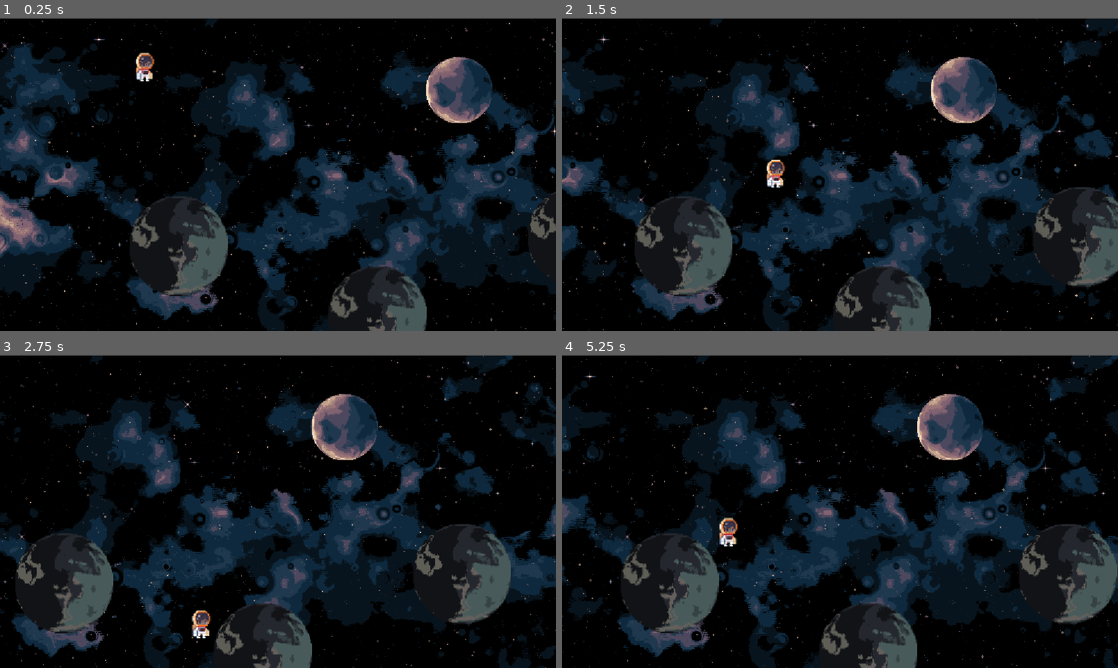
Above: before the commit, frames 1-4 (two rows, left to right).
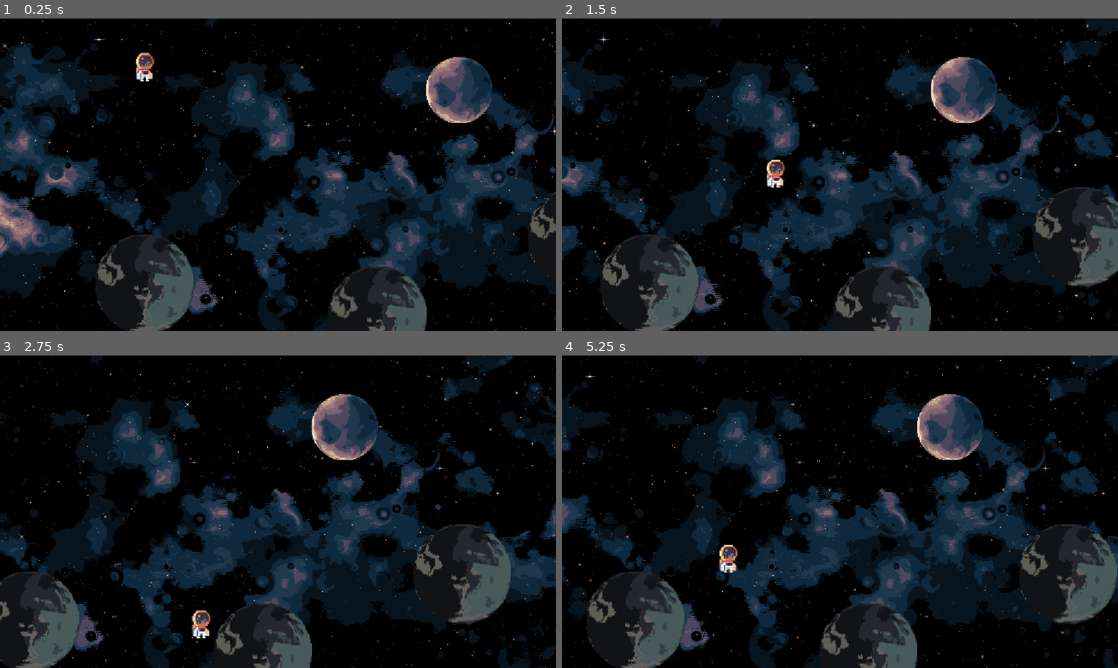
Above: after the commit, the same moments.

Repository: Zain-Abusal/Haven-Dubai
Game: Godot game, scene res://level_1.tscn
Two runs of this game, one before a commit and one after it. Both use one fixed random seed, a clock stepped at 60 frames per second and the inputs below.
Inputs:
- Up to frame 1 (0.25 s): no input
- Up to frame 2 (1.5 s): tap Enter (ui_accept) at 0.5, 0.77 s; hold Right (ui_right) from 0.53 s (still down)
- Up to frame 3 (2.75 s): tap Enter (ui_accept) at 1.52 s; release Right (ui_right) at 2.03 s; hold Left (ui_left) from 2.03 s (still down)
- Up to frame 4 (5.25 s): release Left (ui_left) at 2.78 s; hold Right (ui_right) 2.78-4.28 s; tap Enter (ui_accept) at 3.02, 3.77, 4.52 s; hold Left (ui_left) 4.28-5.03 s; hold Right (ui_right) from 5.03 s (still down)

The runs differ from the first frame. In frame 1, 4.0% of the frame differs, in the area x 17-41%, y 57-100%; in frame 2, 3.9%; in frame 3, 3.7%; in frame 4, 4.5%, in the area x 4-32%, y 52-100%.

Commit message:
idk

Diff:
--- a/lost-in-orbit/level_1.tscn
+++ b/lost-in-orbit/level_1.tscn
@@ -506,7 +506,7 @@
 shape = SubResource("RectangleShape2D_27bay")
 
 [node name="Debris2" type="Sprite2D" parent="Bg" unique_id=588555689]
-position = Vector2(392.99994, 145.00002)
+position = Vector2(322.00006, 224)
 scale = Vector2(2.0500002, 2.08)
 texture = ExtResource("2_5rr72")
 metadata/_edit_group_ = true
Binary file added: lost-in-orbit/Sprite/Shards/Pixel purple gem.png
Not shown, added: lost-in-orbit/Sprite/Shards/Pixel purple gem.png.import
